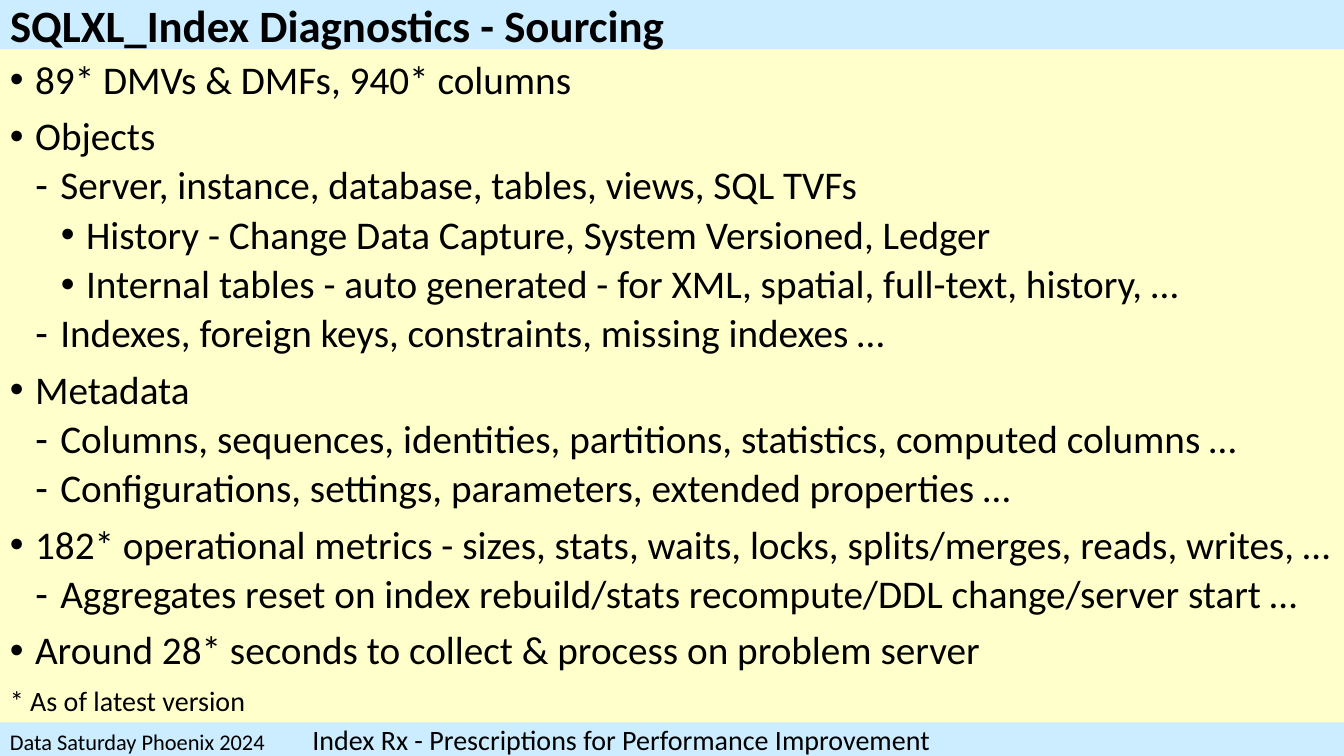
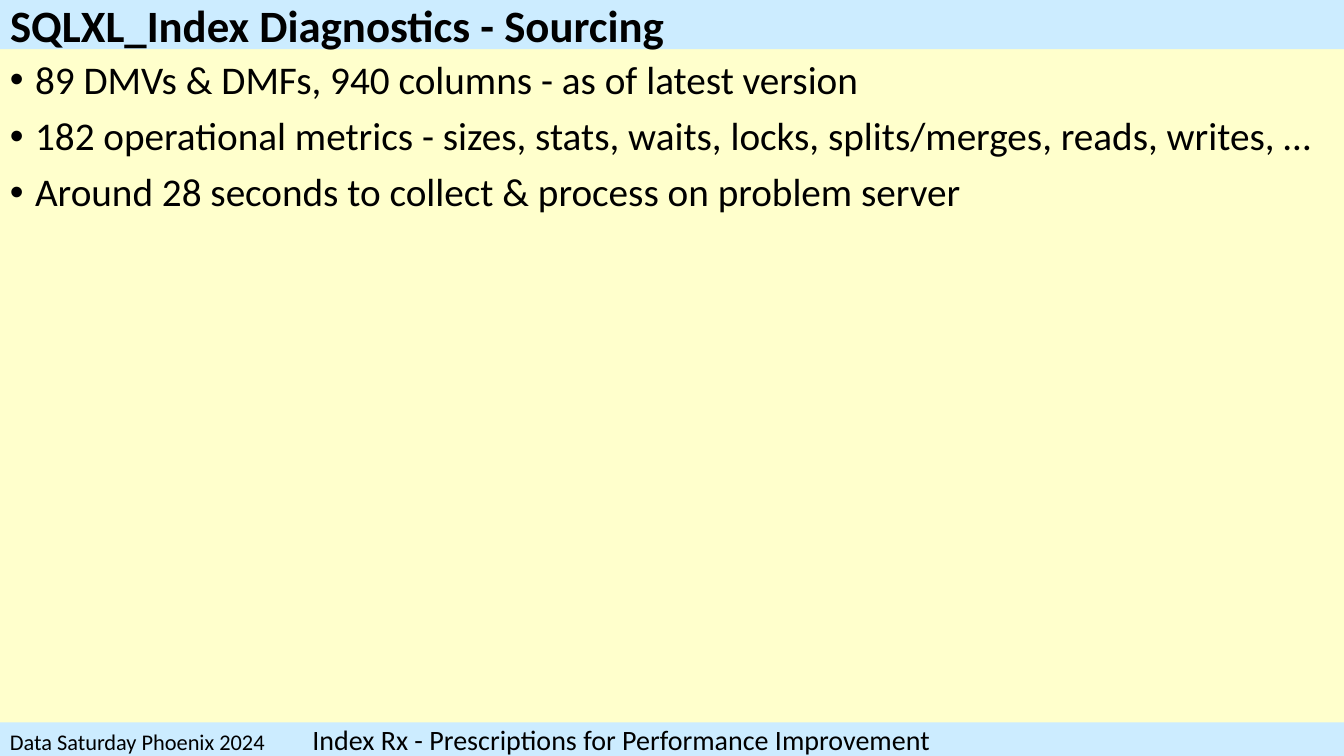
Before and after one commit to SQLXL/SQLXL, a slide deck: slide 45 of SQLXL_Index.pptx (slide 52 before the commit). Drawn at 1344x756 pixels with LibreOffice and Linux fonts; fonts in the diff are those of the drawing. Boxes give left, top, right and bottom in pixels: in the first picture for what was removed or moved away, otherwise in the second. Text is boxed around its words. In the diff, an @@ line names an element or a change of style, - is before the commit and + after.

Commit message:
Data Saturday Phoenix 2024
Data Saturday Phoenix 2024

```diff
--- a/SQLXL_Index.pptx
+++ b/SQLXL_Index.pptx
@@ text at (35,66,1275,213): text changed @@
-• 89* DMVs & DMFs, 940* columns
-• Objects
-  ‐ Server, instance, database, tables, views, SQL TVFs
-    • History - Change Data Capture, System Versioned, Ledger
-    • Internal tables - auto generated - for XML, spatial, full-text, history, …
-  ‐ Indexes, foreign keys, constraints, missing indexes …
-• Metadata
-  ‐ Columns, sequences, identities, partitions, statistics, computed columns …
-  ‐ Configurations, settings, parameters, extended properties …
-• 182* operational metrics - sizes, stats, waits, locks, splits/merges, reads, writes, …
-  ‐ Aggregates reset on index rebuild/stats recompute/DDL change/server start …
-• Around 28* seconds to collect & process on problem server
-* As of latest version
+• 89 DMVs & DMFs, 940 columns - as of latest version
+• 182 operational metrics - sizes, stats, waits, locks, splits/merges, reads, writes, …
+• Around 28 seconds to collect & process on problem server
```
Also in this commit, not shown: 44 other slides changed, 1 slide added, 10 slides removed, 1 other file.
